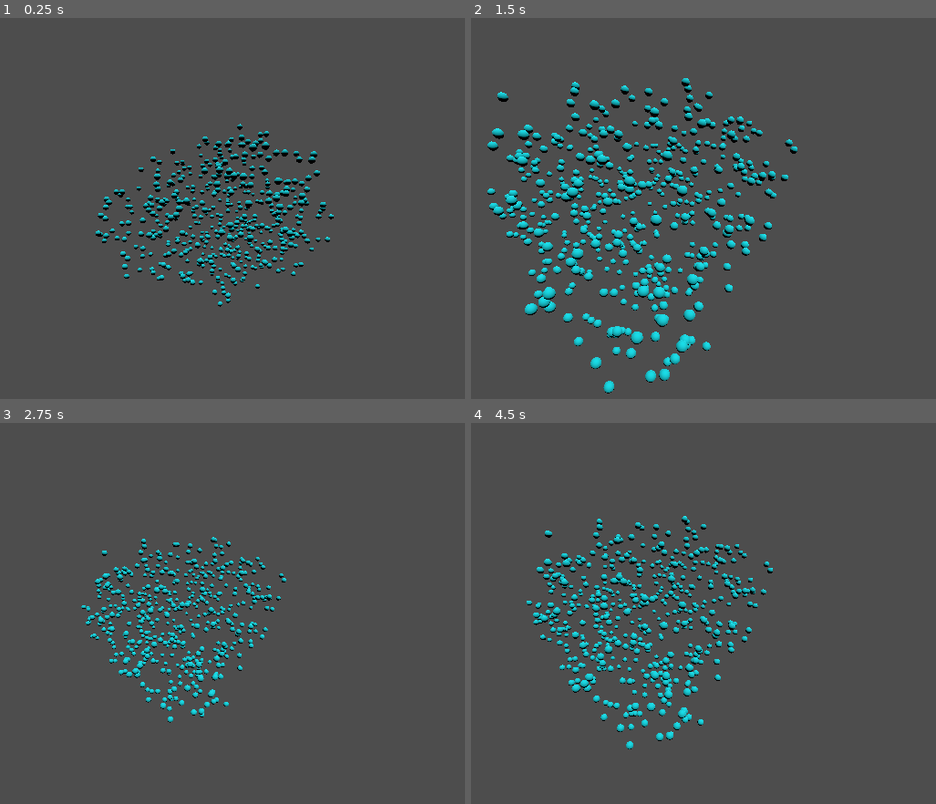
Above: before the commit, frames 1-4 (two rows, left to right).
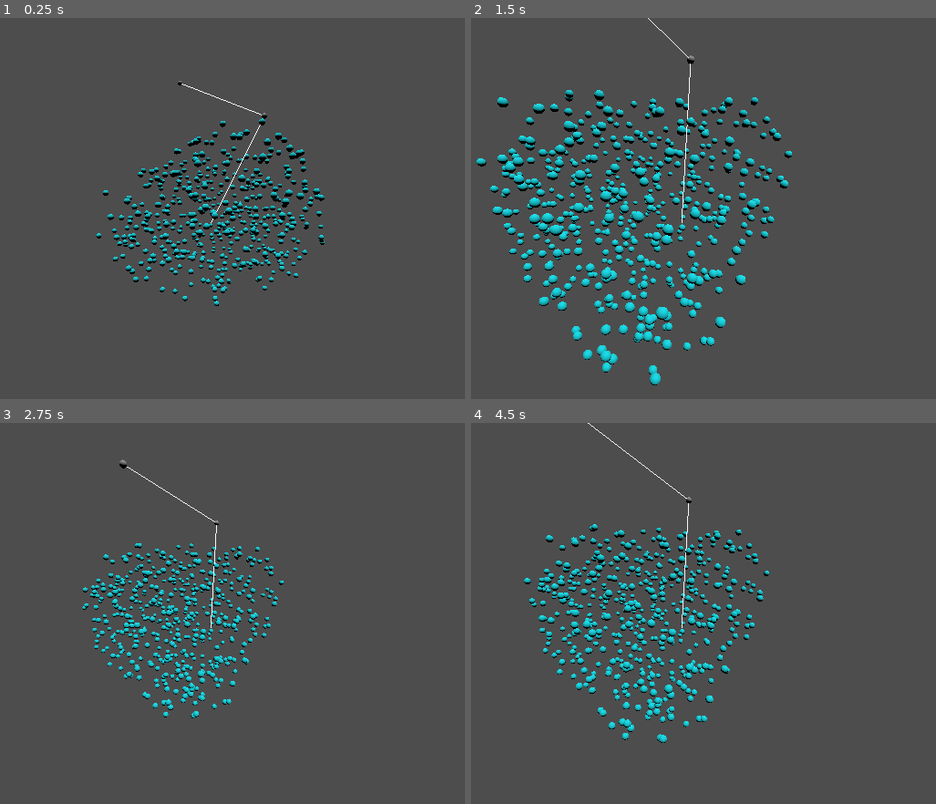
Above: after the commit, the same moments.

Repository: ayylol/tree_roots
Game: Godot game, scene res://default_scene.tscn
Two runs of this game, one before a commit and one after it. Both use one fixed random seed, a clock stepped at 60 frames per second and the inputs below.
Inputs (mouse positions are in pixels of both pictures, inside the frame that each line leads up to):
- Up to frame 1 (0.25 s): no input
- Up to frame 2 (1.5 s): tap Enter at 0.5 s; move the mouse to (843, 200) at 0.52 s; hold Middle mouse button (MoveCamera) 0.53-1.28 s; tap Space at 1.25 s; move the mouse to (536, 242) at 1.27 s; tap Mouse wheel up (ZoomIn) at 1.35 s
- Up to frame 3 (2.75 s): tap Enter at 2 s; move the mouse to (283, 537) at 2.02 s; hold Mouse wheel down (ZoomOut) from 2.03 s (still down)
- Up to frame 4 (4.5 s): tap Space at 2.75, 4.25 s; move the mouse to (647, 708) at 2.77 s; release Mouse wheel down (ZoomOut) at 2.78 s; tap Middle mouse button (MoveCamera) at 2.85 s; tap Enter at 3.5 s; move the mouse to (898, 689) at 3.52 s; hold Mouse wheel up (ZoomIn) 3.53-4.28 s; move the mouse to (outside the picture) at 4.27 s; tap Mouse wheel down (ZoomOut) at 4.35 s

The runs differ from the first frame. In frame 1, 7.6% of the frame differs, in the area x 20-72%, y 16-76%; in frame 2, 16%, in the area x 1-71%, y 0-99%; in frame 3, 6.6%; in frame 4, 9.9%.

Commit message:
Start implementing root segments

Diff:
--- a/attractor_area.gd
+++ b/attractor_area.gd
@@ -23,8 +23,6 @@
 		min_extent.y = minf(point.y,min_extent.y)
 		min_extent.z = minf(point.z,min_extent.z)
 
-# Called every frame. 'delta' is the elapsed time since the previous frame.
-func _physics_process(delta):
 	while num_attractors < max_attractors:
 		var attractor = attractor_scene.instantiate()
 		attractor.position = to_local(Vector3(randf_range(min_extent.x,max_extent.x),randf_range(min_extent.y,max_extent.y),randf_range(min_extent.z,max_extent.z)))
--- a/default_scene.tscn
+++ b/default_scene.tscn
@@ -1,10 +1,17 @@
-[gd_scene load_steps=3 format=3 uid="uid://dxa58tx7omcyv"]
+[gd_scene load_steps=6 format=3 uid="uid://dxa58tx7omcyv"]
 
 [ext_resource type="PackedScene" uid="uid://014qsodi72e3" path="res://orbit_camera.tscn" id="1_0bxbq"]
+[ext_resource type="Script" path="res://testing_script.gd" id="1_fp1tf"]
 [ext_resource type="PackedScene" uid="uid://to7upd7dh6pu" path="res://attractor_area.tscn" id="2_nunxf"]
+[ext_resource type="PackedScene" uid="uid://bpqjffo2n437r" path="res://segment.tscn" id="3_q61oe"]
+
+[sub_resource type="SphereMesh" id="SphereMesh_adrb4"]
+radius = 0.05
+height = 0.1
 
 [node name="Node3D" type="Node3D"]
 transform = Transform3D(1, 0, 0, 0, 1, 0, 0, 0, 1, -0.000548363, -2.38419e-07, 0.00492644)
+script = ExtResource("1_fp1tf")
 
 [node name="OrbitCamera" parent="." instance=ExtResource("1_0bxbq")]
 
@@ -13,3 +20,13 @@
 
 [node name="AttractorArea" parent="." instance=ExtResource("2_nunxf")]
 transform = Transform3D(1, 0, 0, 0, 1, 0, 0, 0, 1, 0, 0, -1.20544)
+
+[node name="Segment" parent="." instance=ExtResource("3_q61oe")]
+
+[node name="Point1" type="MeshInstance3D" parent="."]
+transform = Transform3D(1, 0, 0, 0, 1, 0, 0, 0, 1, 1, 2, 0)
+mesh = SubResource("SphereMesh_adrb4")
+
+[node name="Point2" type="MeshInstance3D" parent="."]
+transform = Transform3D(1, 0, 0, 0, 1, 0, 0, 0, 1, -0.7119, 3.20011, -1.12036)
+mesh = SubResource("SphereMesh_adrb4")
--- /dev/null
+++ b/segment.gd
@@ -0,0 +1,28 @@
+extends Node3D
+
+var start_point = Vector3(0,0,0)
+var end_point = Vector3(0,0,0)
+
+func make_mesh():
+	var l = line(to_local(start_point),to_local(end_point))
+	add_child(l)
+
+func line(pos1: Vector3, pos2: Vector3, color = Color.WHITE_SMOKE) -> MeshInstance3D:
+	var mesh_instance := MeshInstance3D.new()
+	var immediate_mesh := ImmediateMesh.new()
+	var material := ORMMaterial3D.new()
+
+	mesh_instance.mesh = immediate_mesh
+	#mesh_instance.cast_shadow = false
+
+	immediate_mesh.surface_begin(Mesh.PRIMITIVE_LINES, material)
+	immediate_mesh.surface_add_vertex(pos1)
+	immediate_mesh.surface_add_vertex(pos2)
+	immediate_mesh.surface_end()
+
+	material.shading_mode = BaseMaterial3D.SHADING_MODE_UNSHADED
+	material.albedo_color = color
+
+	get_tree().get_root().add_child(mesh_instance)
+
+	return mesh_instance
--- /dev/null
+++ b/segment.tscn
@@ -0,0 +1,6 @@
+[gd_scene load_steps=2 format=3 uid="uid://bpqjffo2n437r"]
+
+[ext_resource type="Script" path="res://segment.gd" id="1_kjbqg"]
+
+[node name="Segment" type="Node3D"]
+script = ExtResource("1_kjbqg")
--- /dev/null
+++ b/testing_script.gd
@@ -0,0 +1,20 @@
+extends Node3D
+
+var segment_scene = preload("res://segment.tscn")
+
+# Called when the node enters the scene tree for the first time.
+func _ready():
+	var segment = segment_scene.instantiate()
+	segment.end_point = $Point1.global_position
+	add_child(segment)
+	segment.make_mesh()
+	var segment2 = segment_scene.instantiate()
+	segment2.start_point = segment.end_point
+	segment2.end_point = $Point2.global_position
+	segment.add_child(segment2)
+	segment2.make_mesh()
+
+
+# Called every frame. 'delta' is the elapsed time since the previous frame.
+func _process(delta):
+	pass
